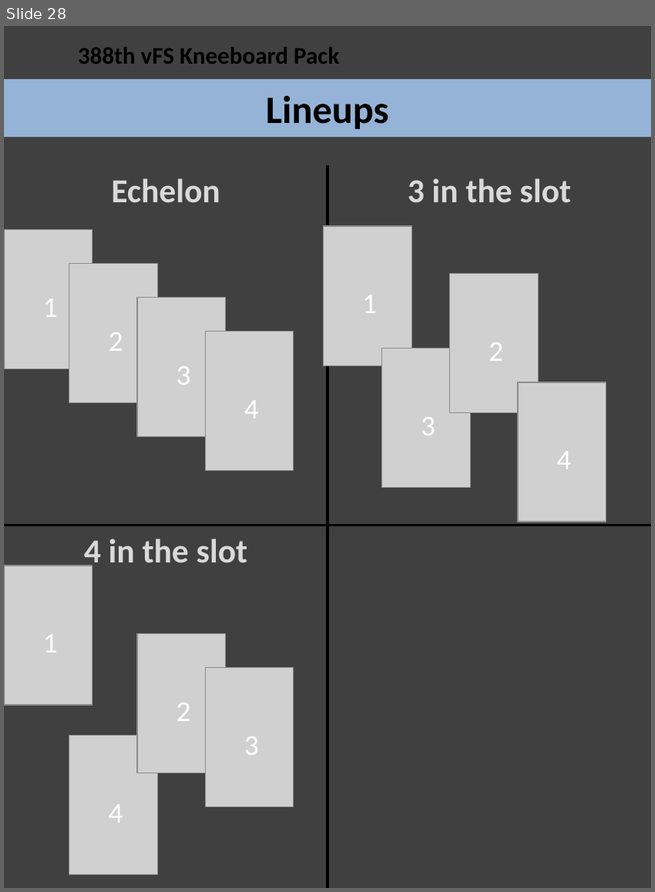
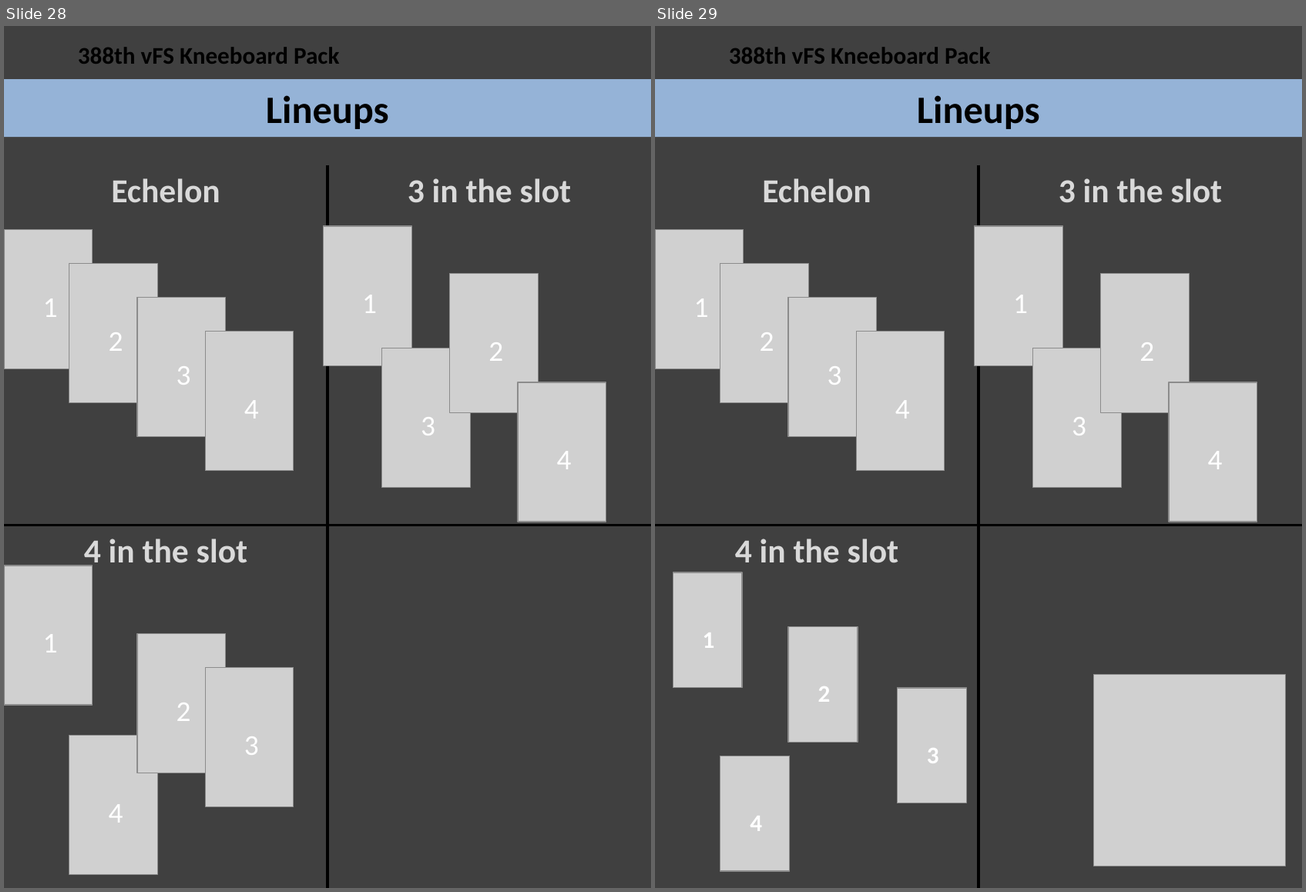
Before and after one commit to 132nd-vWing/132-TRP-388, a slide deck: Kneeboard Pack/388 Kneeboard Pack.pptx. Shown side by side, each under a label of ours: slide 28 before the commit, slides 28 and 29 after it. The pictures are 655x892 and 1306x892 pixels, drawn with LibreOffice and Linux fonts; fonts in the diff are those of the drawing; grey boxes stand for pictures; background and template pictures are left out. Boxes give left, top, right and bottom in pixels: in the first picture for what was removed or moved away, otherwise in the second. Text is boxed around its words. In the diff, an @@ line names an element or a change of style, - is before the commit and + after.

```diff
--- a/Kneeboard Pack/388 Kneeboard Pack.pptx
+++ b/Kneeboard Pack/388 Kneeboard Pack.pptx
@@ slide 29 added at (x1=655, y1=26, x2=1302, y2=888), background #404040; not listed: 1 template element that a slide beside it also shows @@
@@ title added at (x1=655, y1=79, x2=1302, y2=137), fill #95B3D7, 32.4 pt, text #000000, bold @@
+Lineups
@@ text added at (x1=762, y1=178, x2=871, y2=203), 28 pt, text #D9D9D9, bold @@
+Echelon
@@ line added from (978, 165) to (978, 888), #000000 2 pt @@
@@ text added at (x1=1058, y1=178, x2=1222, y2=203), 28 pt, text #D9D9D9, bold @@
+3 in the slot
@@ picture added at (x1=655, y1=229, x2=743, y2=369) @@
@@ picture added at (x1=974, y1=226, x2=1062, y2=366) @@
@@ picture added at (x1=720, y1=263, x2=808, y2=403) @@
@@ picture added at (x1=1101, y1=273, x2=1189, y2=413) @@
@@ text added at (x1=694, y1=299, x2=709, y2=317), 24 pt, text #FFFFFF @@
+1
@@ picture added at (x1=789, y1=298, x2=877, y2=437) @@
@@ text added at (x1=1013, y1=295, x2=1028, y2=313), 24 pt, text #FFFFFF @@
+1
@@ text added at (x1=760, y1=332, x2=774, y2=351), 24 pt, text #FFFFFF @@
+2
@@ picture added at (x1=856, y1=331, x2=944, y2=471) @@
@@ picture added at (x1=1033, y1=349, x2=1121, y2=488) @@
@@ text added at (x1=1139, y1=342, x2=1154, y2=361), 24 pt, text #FFFFFF @@
+2
@@ text added at (x1=827, y1=366, x2=842, y2=385), 24 pt, text #FFFFFF @@
+3
@@ picture added at (x1=1168, y1=383, x2=1256, y2=522) @@
@@ text added at (x1=895, y1=400, x2=910, y2=419), 24 pt, text #FFFFFF @@
+4
@@ text added at (x1=1072, y1=417, x2=1086, y2=436), 24 pt, text #FFFFFF @@
+3
@@ text added at (x1=1208, y1=451, x2=1222, y2=470), 24 pt, text #FFFFFF @@
+4
@@ line added from (992, 525) to (655, 525), #000000 2 pt @@
@@ line added from (1302, 525) to (985, 525), #000000 2 pt @@
@@ text added at (x1=735, y1=539, x2=898, y2=563), 28 pt, text #D9D9D9, bold @@
+4 in the slot
@@ picture added at (x1=673, y1=573, x2=742, y2=688) @@
@@ text added at (x1=703, y1=633, x2=715, y2=648), 20 pt, text #FFFFFF, bold @@
+1
@@ picture added at (x1=789, y1=627, x2=858, y2=743) @@
@@ text added at (x1=818, y1=687, x2=831, y2=702), 20 pt, text #FFFFFF, bold @@
+2
@@ picture added at (x1=898, y1=688, x2=966, y2=804) @@
@@ picture added at (x1=1094, y1=674, x2=1286, y2=866) @@
@@ picture added at (x1=720, y1=756, x2=790, y2=871) @@
@@ text added at (x1=927, y1=748, x2=939, y2=764), 20 pt, text #FFFFFF, bold @@
+3
@@ text added at (x1=750, y1=816, x2=762, y2=831), 20 pt, text #FFFFFF, bold @@
+4
```
Also in this commit, not shown: 8 slides changed.
